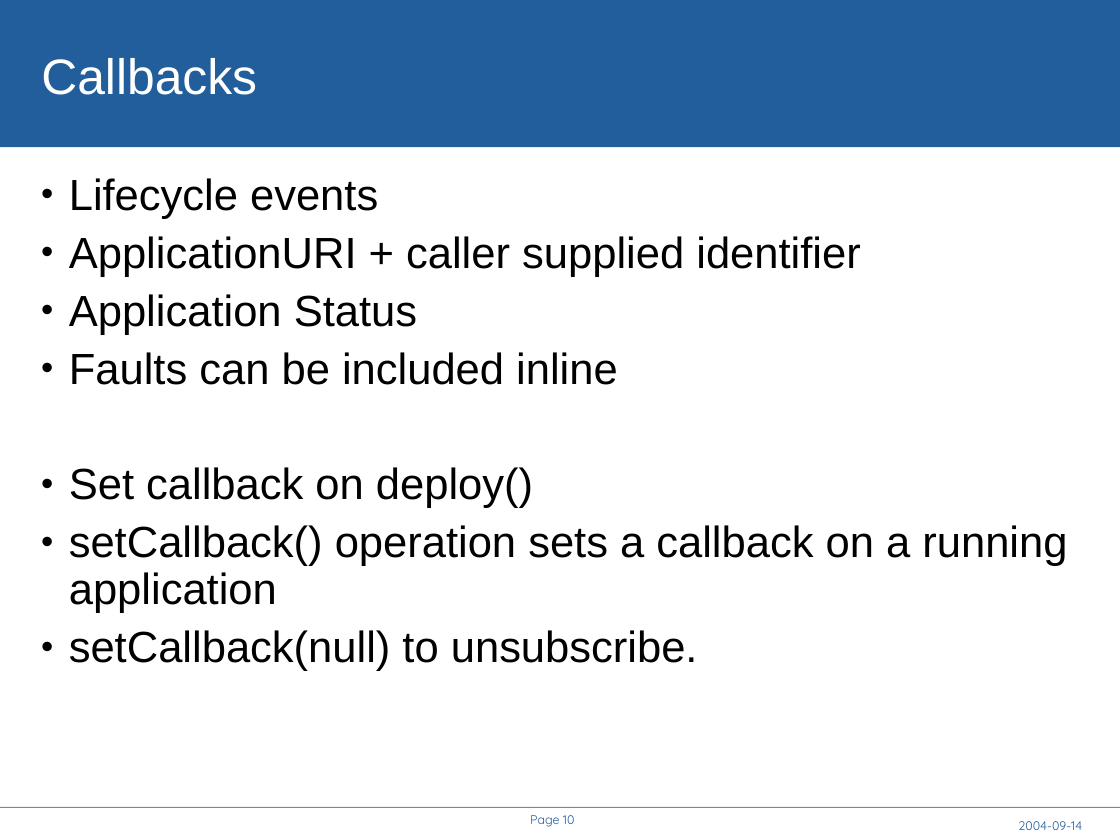
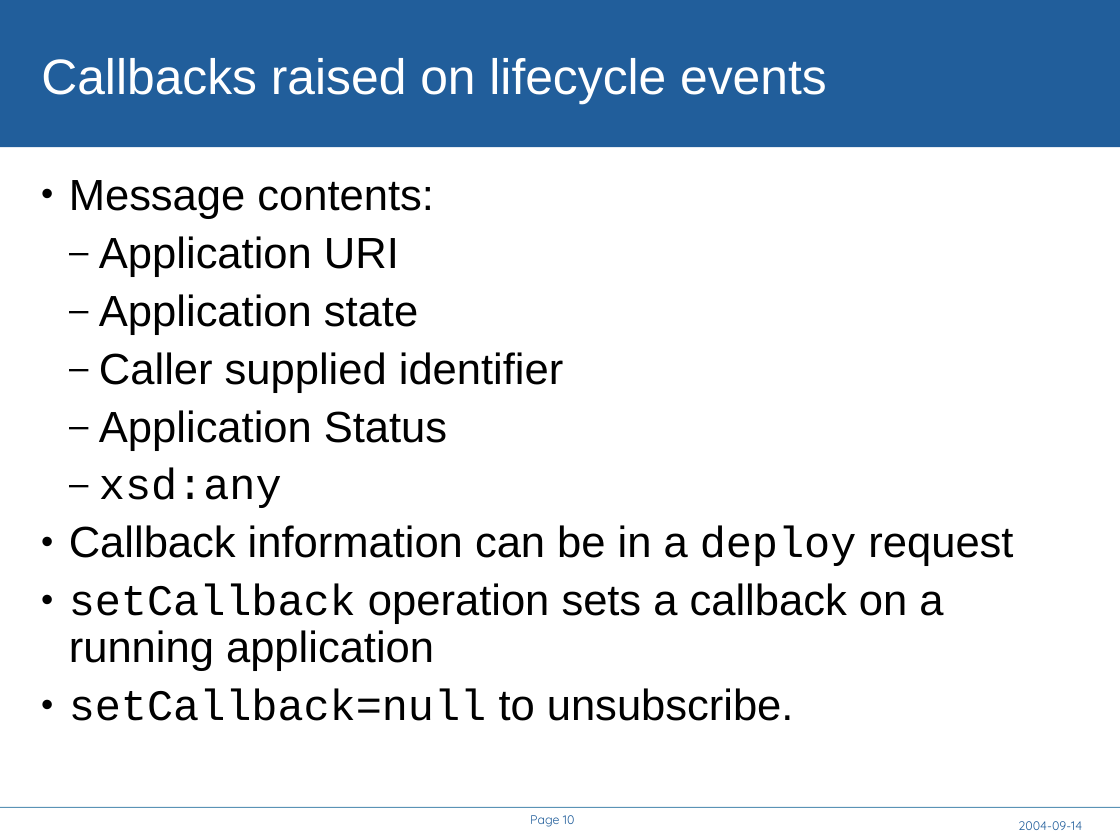
Before and after one commit to rhusar/smartfrog, a slide deck: slide 10 of core/components/cddlm/doc/A Service API for deployment.ppt. Drawn at 1120x840 pixels with LibreOffice and Linux fonts; fonts in the diff are those of the drawing; background and template pictures are left out. Boxes give left, top, right and bottom in pixels: in the first picture for what was removed or moved away, otherwise in the second. Text is boxed around its words. In the diff, an @@ line names an element or a change of style, - is before the commit and + after.

```diff
--- a/core/components/cddlm/doc/A Service API for deployment.ppt
+++ b/core/components/cddlm/doc/A Service API for deployment.ppt
@@ title at bbox=[41, 58, 827, 104]: text changed @@
-Callbacks
+Callbacks raised on lifecycle events
@@ text at bbox=[69, 180, 564, 393]: text changed @@
-• Lifecycle events
-• ApplicationURI + caller supplied identifier
+• Message contents:
+  – Application URI
+  – Application state
+  – Caller supplied identifier
@@ text at bbox=[99, 410, 447, 451]: bullet • to –; list level 1 to 2 in "Application Status" @@
@@ text at bbox=[69, 468, 1013, 721]: text changed @@
-• Faults can be included inline
-• Set callback on deploy()
-• setCallback() operation sets a callback on a running application
-• setCallback(null) to unsubscribe.
+  – xsd:any
+• Callback information can be in a deploy request
+• setCallback operation sets a callback on a running application
+• setCallback=null to unsubscribe.
```
Also in this commit, not shown: 11 other slides changed, 1 slide added, 1 slide removed, 7 other files.
